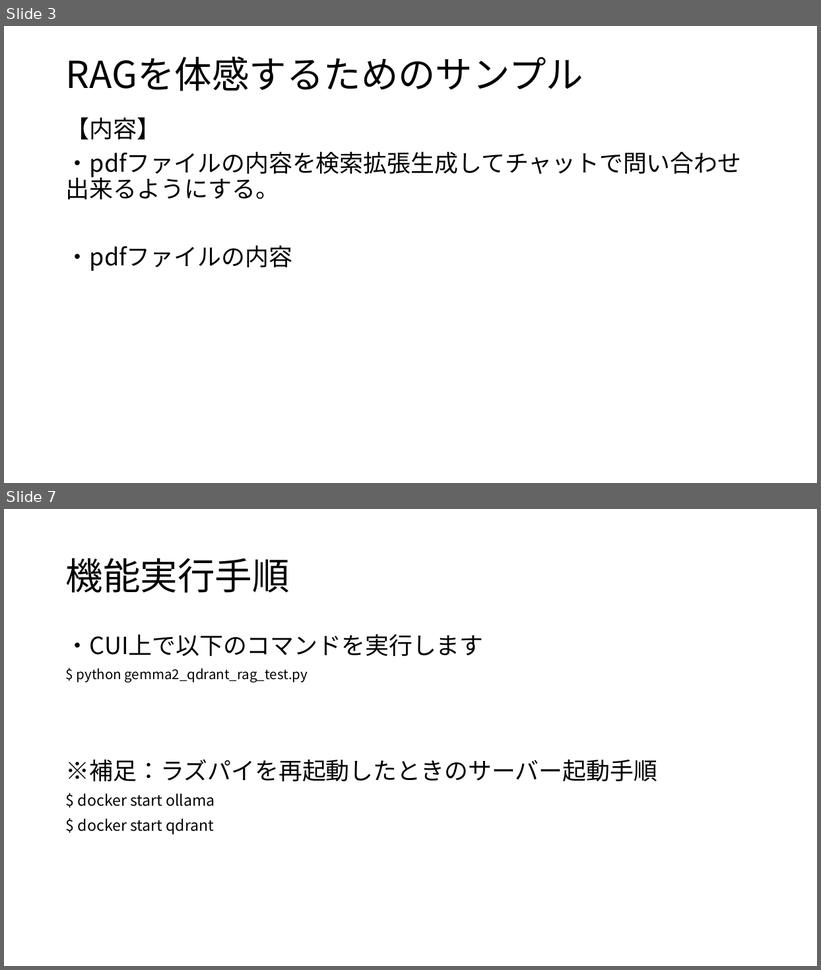
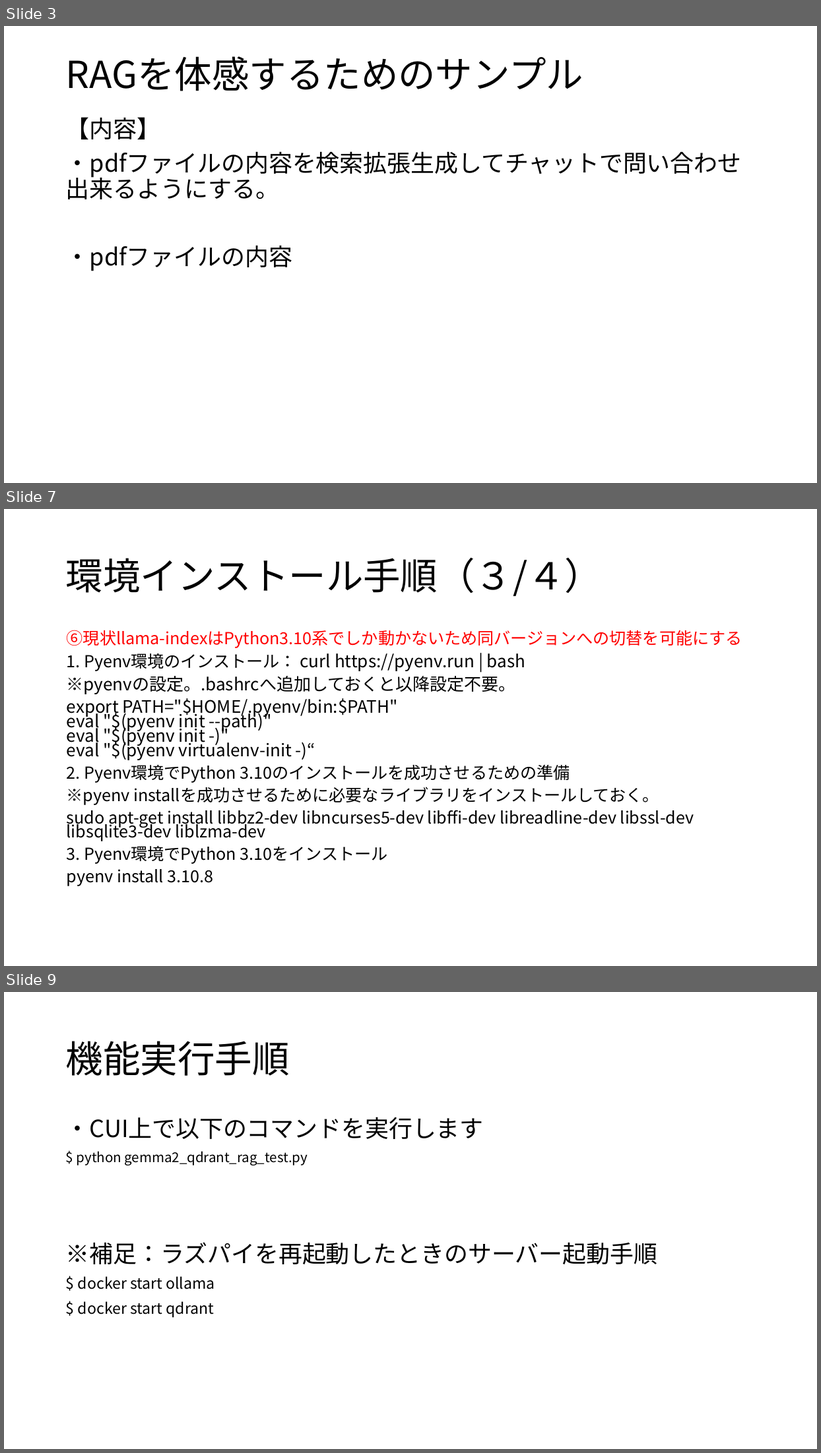
Before and after one commit to koga-miko/misc, a slide deck: raspberry-pi-report/RAGの検証_Gemma2_qdrant.pptx. Shown one above the other, each under a label of ours: slides 3 and 7 before the commit, slides 3, 7 and 9 after it; the slides between them are not shown. The pictures are 821x970 and 821x1453 pixels, drawn with LibreOffice and Linux fonts; fonts in the diff are those of the drawing. Boxes give left, top, right and bottom in pixels: in the first picture for what was removed or moved away, otherwise in the second. Text is boxed around its words. In the diff, an @@ line names an element or a change of style, - is before the commit and + after.

```diff
--- a/raspberry-pi-report/RAGの検証_Gemma2_qdrant.pptx
+++ b/raspberry-pi-report/RAGの検証_Gemma2_qdrant.pptx
@@ slide 7 added at <box>4,509,817,966</box>, background #FFFFFF @@
@@ title added at <box>66,558,602,596</box>, 44 pt, text #000000 @@
+環境インストール手順（３/４）
@@ text added at <box>67,630,743,887</box>, 19.6 pt, text #000000 @@
+⑥現状llama-indexはPython3.10系でしか動かないため同バージョンへの切替を可能にする
+1. Pyenv環境のインストール： curl https://pyenv.run | bash
+※pyenvの設定。.bashrcへ追加しておくと以降設定不要。
+export PATH="$HOME/.pyenv/bin:$PATH"
+eval "$(pyenv init --path)"
+eval "$(pyenv init -)"
+eval "$(pyenv virtualenv-init -)“
+2. Pyenv環境でPython 3.10のインストールを成功させるための準備
+※pyenv installを成功させるために必要なライブラリをインストールしておく。
+sudo apt-get install libbz2-dev libncurses5-dev libffi-dev libreadline-dev libssl-dev libsqlite3-dev liblzma-dev
+3. Pyenv環境でPython 3.10をインストール
+pyenv install 3.10.8
@@ what was slide 7 is now slide 9 @@
```
Also in this commit, not shown: 3 slides changed, 1 other slide added, 5 other files.
